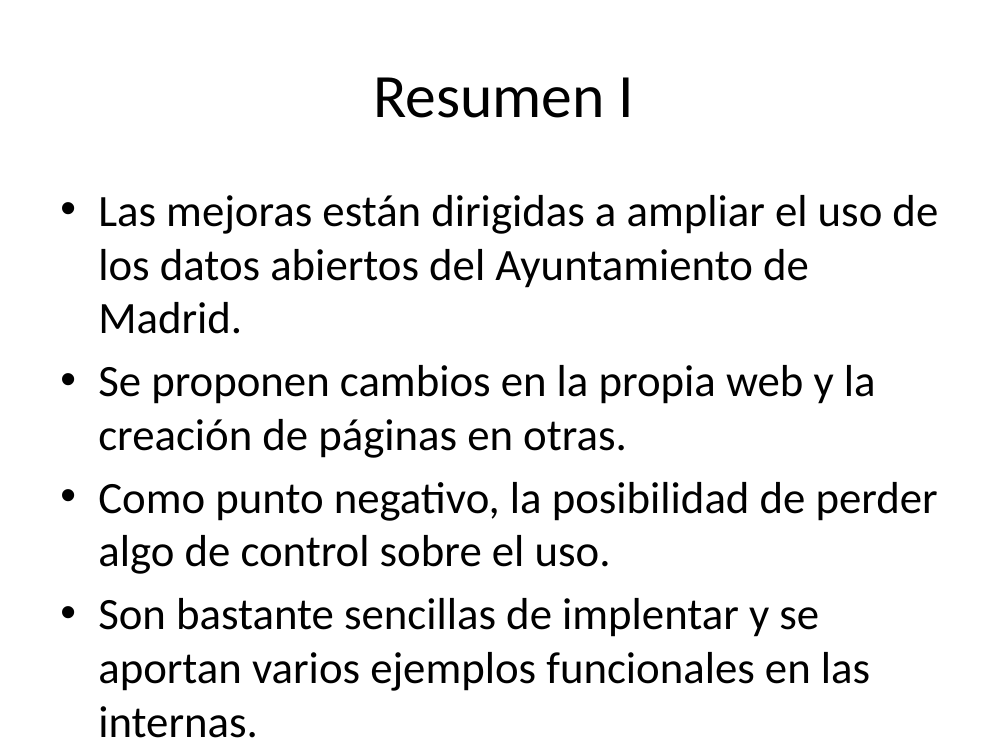
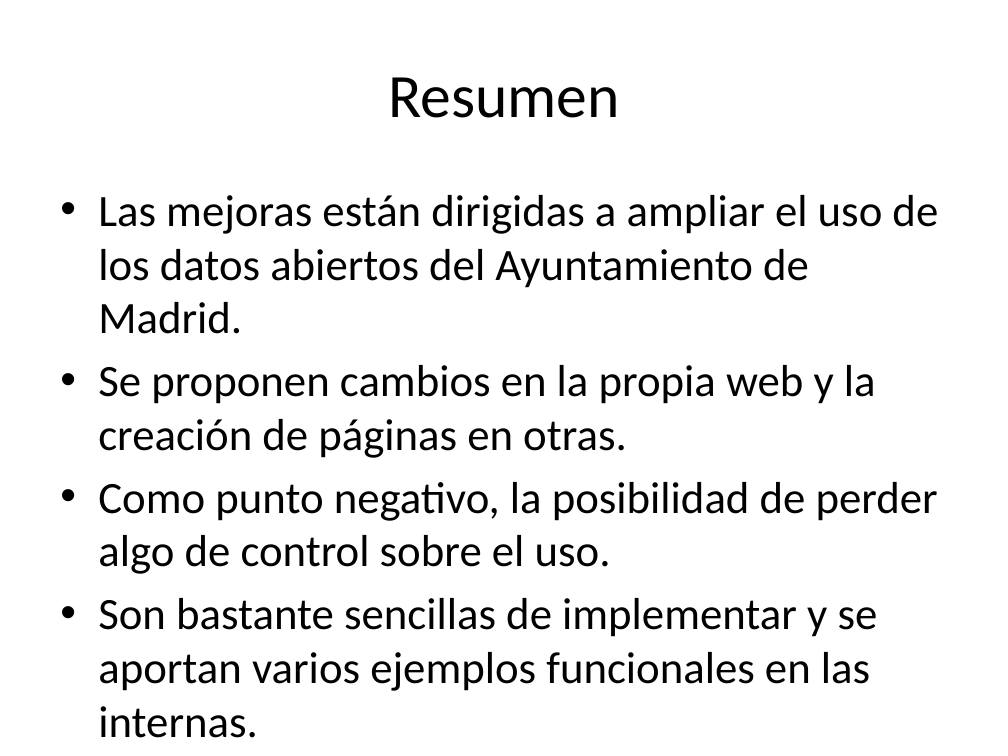
Before and after one commit to santiagomota/datos-madrid-presentacion, a slide deck: slide 12 of docs/index.pptx. Drawn at 1008x756 pixels with LibreOffice and Linux fonts; fonts in the diff are those of the drawing. Boxes give left, top, right and bottom in pixels: in the first picture for what was removed or moved away, otherwise in the second. Text is boxed around its words. In the diff, an @@ line names an element or a change of style, - is before the commit and + after.

```diff
--- a/docs/index.pptx
+++ b/docs/index.pptx
@@ title at (388, 77, 620, 118): text changed @@
-Resumen I
+Resumen
@@ text at (98, 598, 878, 691): text changed @@
-• Son bastante sencillas de implentar y se aportan varios ejemplos funcionales en las internas.
+• Son bastante sencillas de implementar y se aportan varios ejemplos funcionales en las internas.
```
Also in this commit, not shown: 2 other slides changed, 3 other files.
